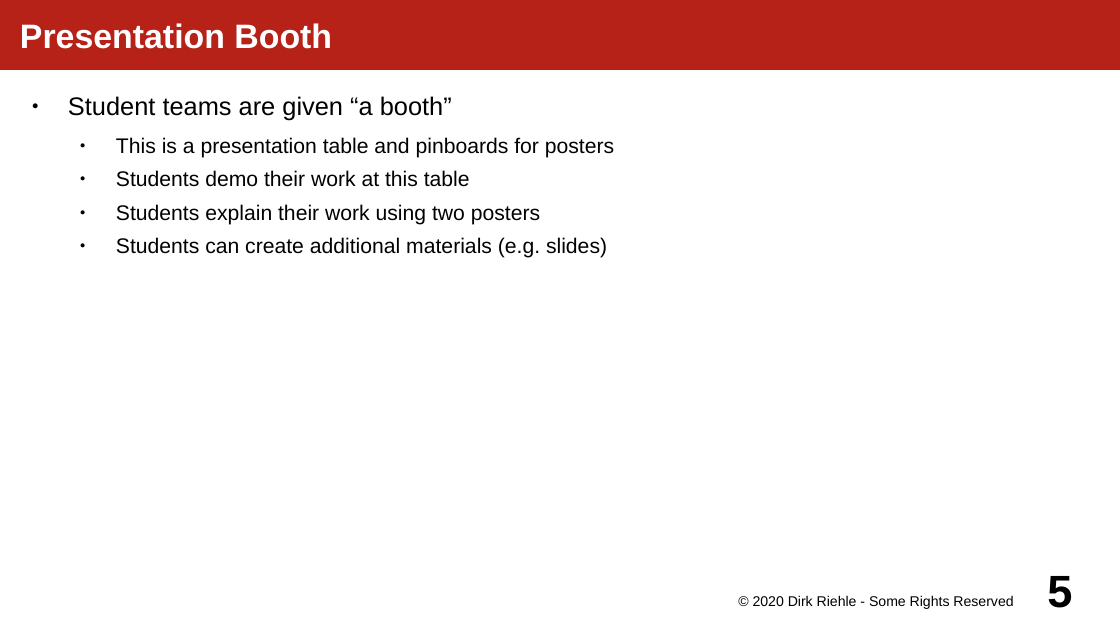
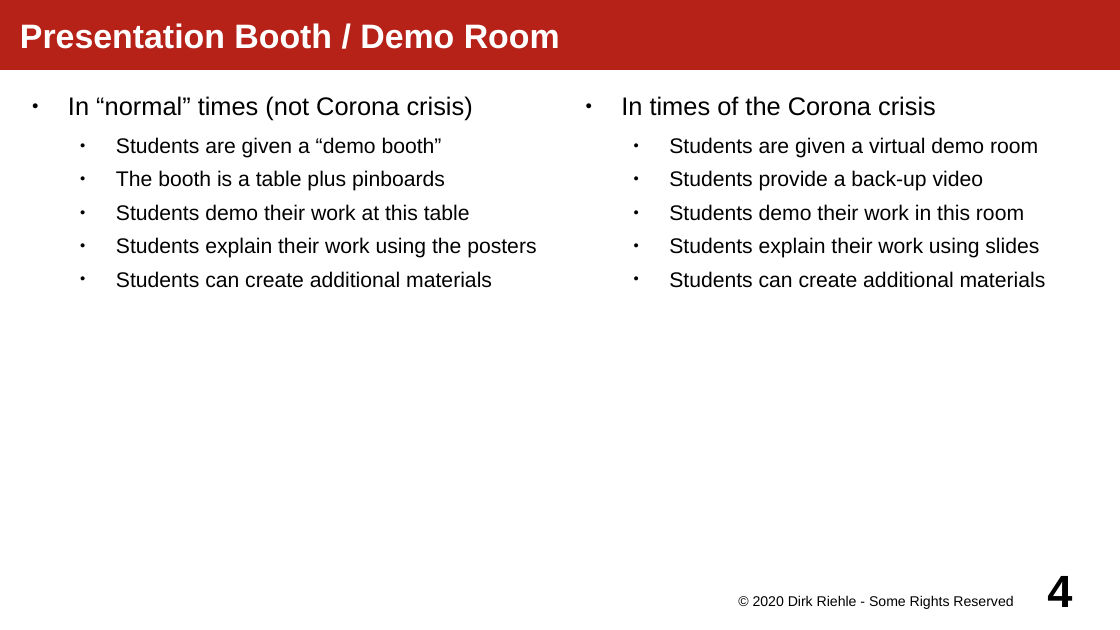
Before and after one commit to dirkriehle/amos-course, a slide deck: slide 4 of Lecture slides/AMOS H01 - Demo Day Preparation.odp (slide 5 before the commit). Drawn at 1120x630 pixels with LibreOffice and Linux fonts; fonts in the diff are those of the drawing. Boxes give left, top, right and bottom in pixels: in the first picture for what was removed or moved away, otherwise in the second. Text is boxed around its words. In the diff, an @@ line names an element or a change of style, - is before the commit and + after.

Commit message:
Updated slides for an online (virtual) 2020 AMOS demo day

```diff
--- a/Lecture slides/AMOS H01 - Demo Day Preparation.odp
+++ b/Lecture slides/AMOS H01 - Demo Day Preparation.odp
@@ title at (20, 23, 560, 49): text changed @@
-Presentation Booth
+Presentation Booth / Demo Room
@@ text at (68, 96, 473, 191): text changed @@
-● Student teams are given “a booth”
-  ● This is a presentation table and pinboards for posters
+● In “normal” times (not Corona crisis)
+  ● Students are given a “demo booth”
+  ● The booth is a table plus pinboards
@@ text added at (621, 96, 1046, 288), 15 pt, text #000000 @@
+● In times of the Corona crisis
+  ● Students are given a virtual demo room
+  ● Students provide a back-up video
+  ● Students demo their work in this room
+  ● Students explain their work using slides
+  ● Students can create additional materials
@@ text at (116, 237, 536, 288): text changed @@
-  ● Students explain their work using two posters
-  ● Students can create additional materials (e.g. slides)
+  ● Students explain their work using the posters
+  ● Students can create additional materials
@@ page number at (1047, 576, 1072, 607): text changed @@
-5
+4
```
Also in this commit, not shown: 4 other slides changed, 1 slide removed, 4 other files.
